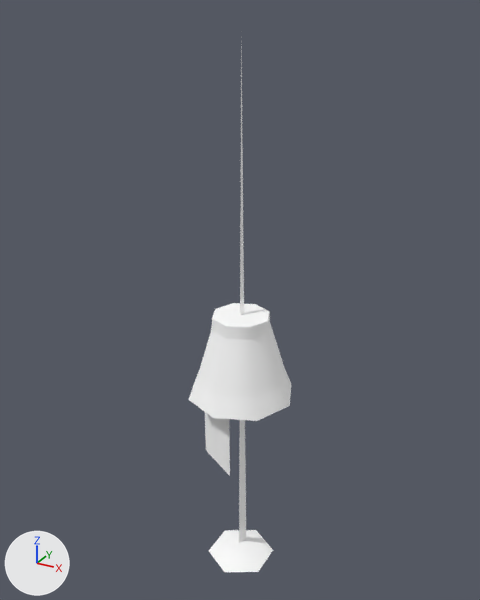
The glTF model public/3d/item/model__item__shop.ofs_3836_0/3836kg3_ser17.gltf, before and after one commit.
Both versions are drawn from a 50 mm camera at (1.85, -3.37, 3.75) aimed at (-0.05, 0.07, 2.03). Arrows for +X, +Y and +Z are at lower left; the lights stay in place. The older version comes first.

Objects in the first picture: '3836kg3_ser17'.
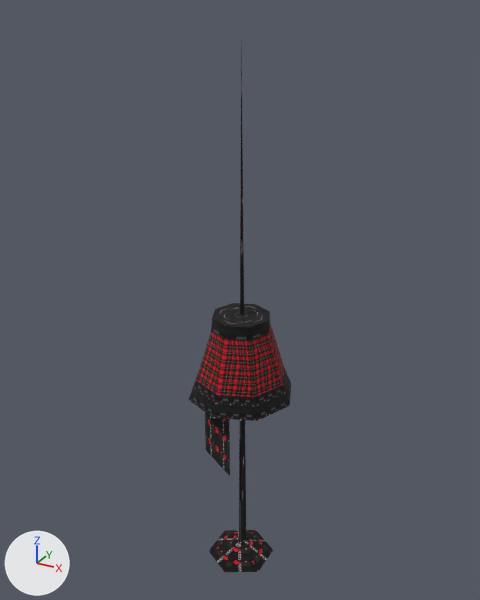
The change, as a list of edits to the scene's bpy script:
```text
Add img_ser17_0:
    img_ser17_0 = load_image('ser17_0', '_unpacked/ser17_0', 32, 32, 'sRGB')
Add img_ser17_2:
    img_ser17_2 = load_image('ser17_2', '_unpacked/ser17_2', 32, 32, 'sRGB')
Add img_ser17_3:
    img_ser17_3 = load_image('ser17_3', '_unpacked/ser17_3', 32, 32, 'sRGB')
Change mat_ser17_3:
    remove mat_ser17_3.base_color = (1.0, 1.0, 1.0)  # white #ffffff
    add mat_ser17_3.texture = img_ser17_3
Change mat_ser17_2:
    remove mat_ser17_2.base_color = (1.0, 1.0, 1.0)  # white #ffffff
    add mat_ser17_2.texture = img_ser17_2
Change mat_ser17_0:
    remove mat_ser17_0.base_color = (1.0, 1.0, 1.0)  # white #ffffff
    add mat_ser17_0.texture = img_ser17_0
```

Boxes [x1, y1, x2, y2] around the edits, measured in the pictures (480 x 600 px):
'3836kg3_ser17', surface changed (darker): [189, 46, 291, 572] in both
